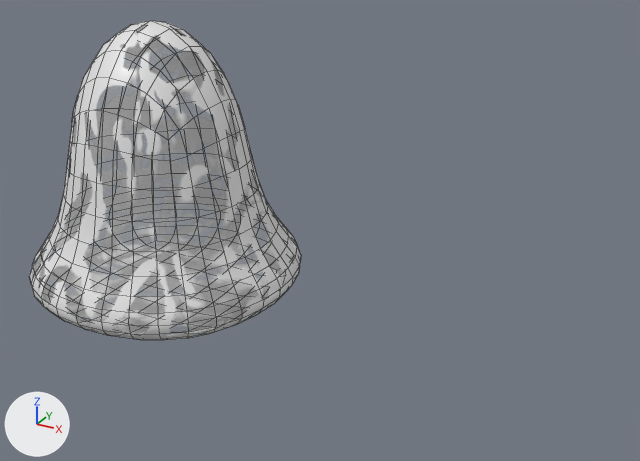
The Blender file Art/Blob.blend: old version first, new version second.
Before and after are seen from a 50 mm camera at (6.94, -8.42, 5.61) aimed at (2.33, -0.03, 1.41). Lighting does not change. The marker at lower left points along +X, +Y and +Z. Mesh edges are drawn as thin lines.
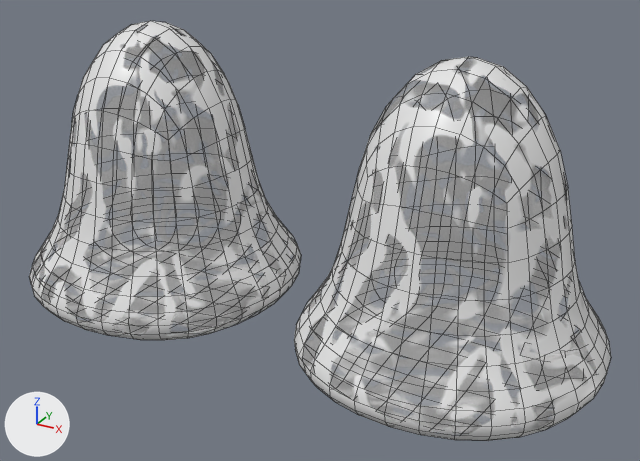
Location of each change, [x1, y1, x2, y2] in pixels of the pictures (640 x 461 px):
'Cube.001', added
    after: [294, 57, 611, 441]

The edits, one by one:
Object 'Cube.001' (ob_cube_001) is new; it shows a copy of the mesh of ob_cube.
Its location is (4.0, 0.0, 0.0).
It gains a SUBSURF modifier named 'Subdivision'.
Modifier setting: levels = 2.
